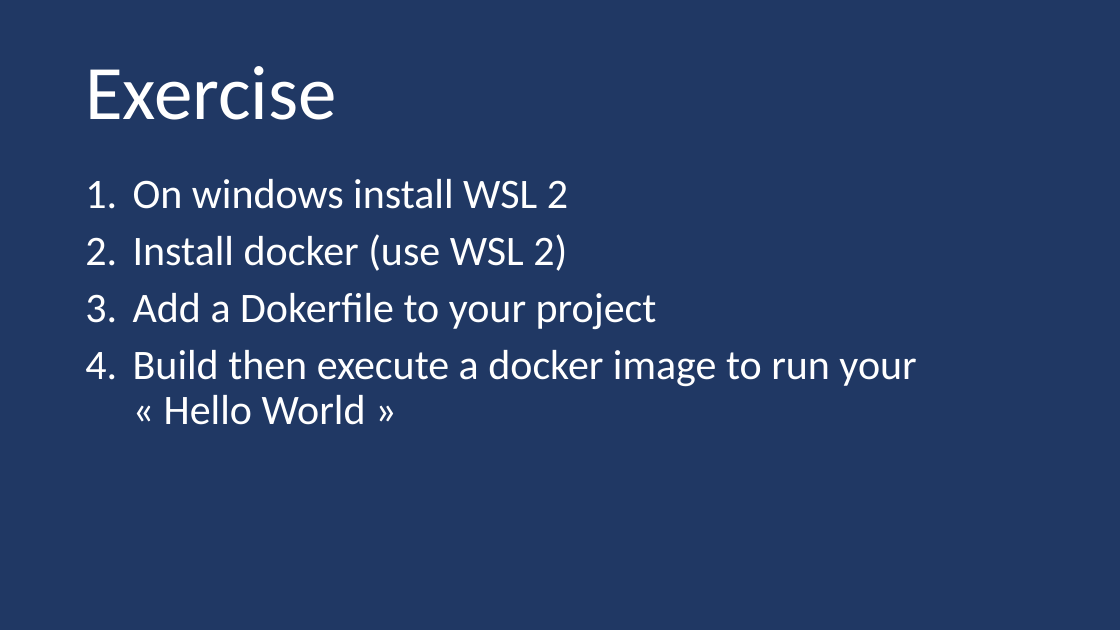
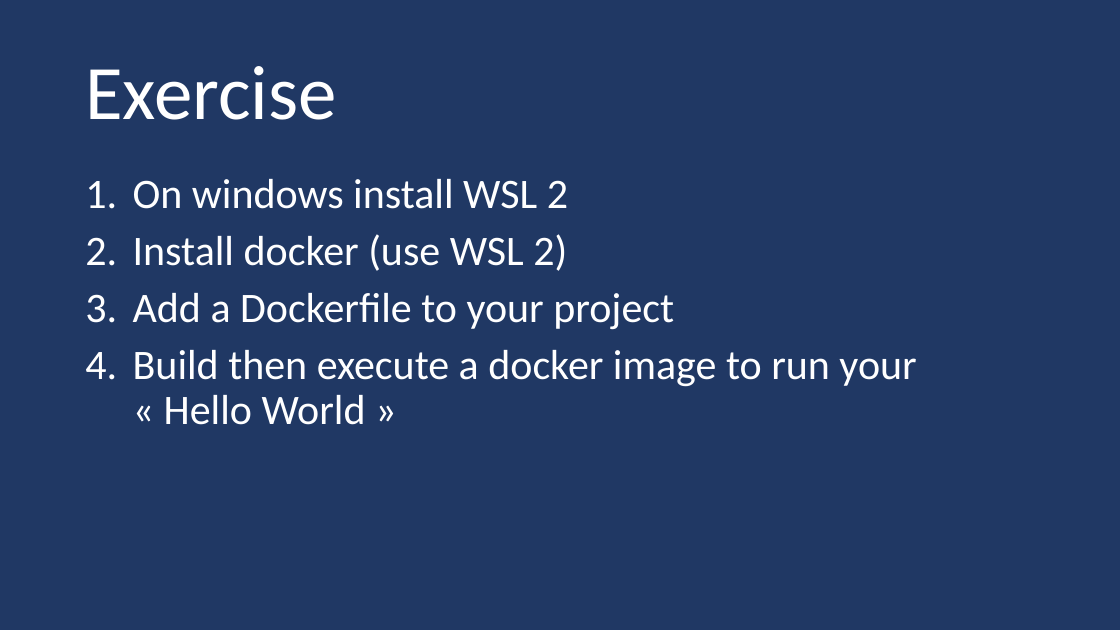
Before and after one commit to guillaume-chervet/course.dotnet, a slide deck: slide 46 of documentations/dotnet6.pptx. Drawn at 1120x630 pixels with LibreOffice and Linux fonts; fonts in the diff are those of the drawing. Boxes give left, top, right and bottom in pixels: in the first picture for what was removed or moved away, otherwise in the second. Text is boxed around its words. In the diff, an @@ line names an element or a change of style, - is before the commit and + after.

```diff
--- a/documentations/dotnet6.pptx
+++ b/documentations/dotnet6.pptx
@@ text at (133,293,674,330): text changed @@
-3. Add a Dokerfile to your project
+3. Add a Dockerfile to your project
```
Also in this commit, not shown: 1 other slide changed, 2 slides added, 1 slide removed.
